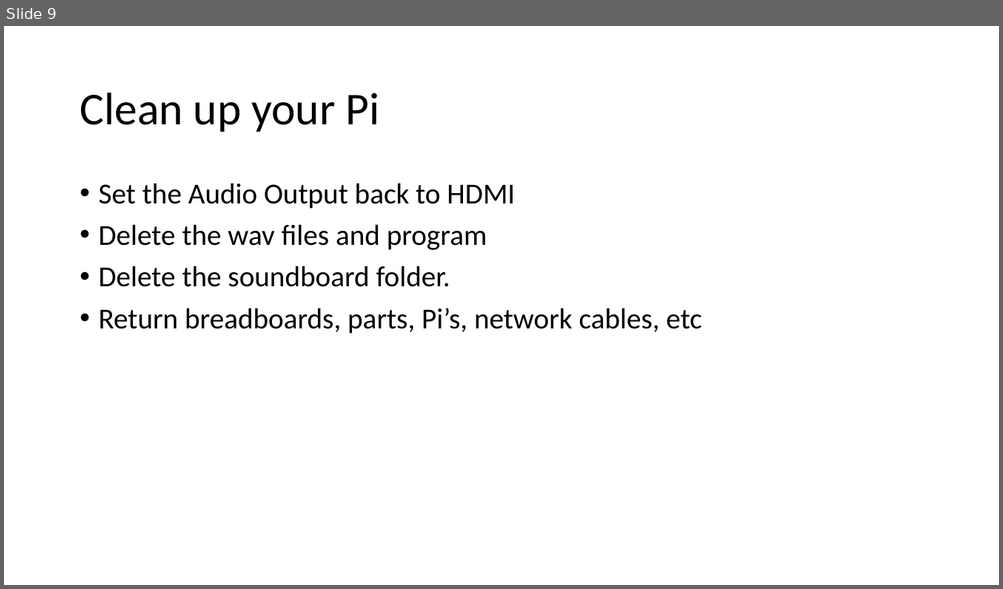
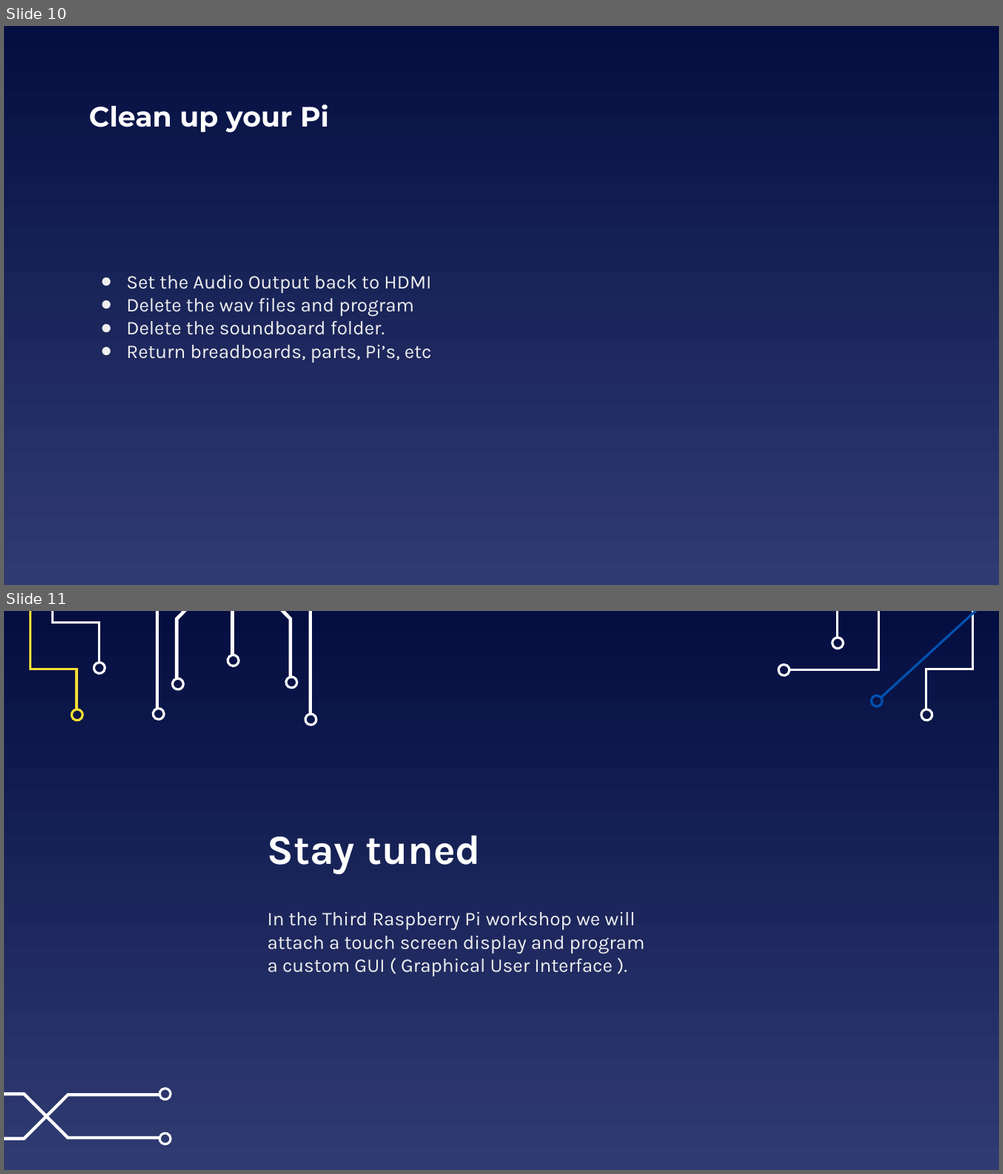
Before and after one commit to EELabMan/Raspberry-Pi-Sound-Board, a slide deck: Raspberry Pi Sound Board.pptx. Shown one above the other, each under a label of ours: slide 9 before the commit, slides 10 and 11 after it. The pictures are 1003x589 and 1003x1174 pixels, drawn with LibreOffice and Linux fonts; fonts in the diff are those of the drawing. Boxes give left, top, right and bottom in pixels: in the first picture for what was removed or moved away, otherwise in the second. Text is boxed around its words. In the diff, an @@ line names an element or a change of style, - is before the commit and + after.

```diff
--- a/Raspberry Pi Sound Board.pptx
+++ b/Raspberry Pi Sound Board.pptx
@@ slide 11 added at <box>4,611,999,1170</box>, background gradient #040E41 to #303B72 @@
@@ freeform shape added at <box>30,611,77,709</box>, outline #F5DE34 2.25 pt @@
@@ freeform shape added at <box>53,611,99,663</box>, outline #FFFFFF 2.25 pt @@
@@ freeform shape added at <box>790,611,879,670</box>, outline #FFFFFF 2.25 pt @@
@@ freeform shape added at <box>837,611,956,638</box>, outline #FFFFFF 2.25 pt @@
@@ freeform shape added at <box>881,611,999,698</box>, outline #0152B1 2.25 pt @@
@@ freeform shape added at <box>926,611,973,709</box>, outline #FFFFFF 2.25 pt @@
@@ freeform shape added at <box>832,638,845,650</box>, outline #FFFFFF 2.25 pt @@
@@ freeform shape added at <box>92,663,105,675</box>, outline #FFFFFF 2.25 pt @@
@@ freeform shape added at <box>779,665,791,678</box>, outline #FFFFFF 2.25 pt @@
@@ freeform shape added at <box>871,695,884,708</box>, outline #0152B1 2.25 pt @@
@@ freeform shape added at <box>70,709,82,722</box>, outline #F5DE34 2.25 pt @@
@@ group added at <box>151,611,316,725</box>: 10 freeform shapes @@
@@ freeform shape added at <box>921,709,933,722</box>, outline #FFFFFF 2.25 pt @@
@@ title added at <box>267,835,481,874</box>, 40 pt, text #FFFFFF, bold @@
+Stay tuned
@@ subtitle added at <box>267,912,645,977</box>, 18.7 pt, text #EFEFEF @@
+In the Third Raspberry Pi workshop we will attach a touch screen display and program a custom GUI ( Graphical User Interface ).
@@ freeform shape added at <box>4,1093,161,1139</box>, fill #FFFFFF, outline #FFFFFF 0.75 pt @@
@@ freeform shape added at <box>4,1093,161,1140</box>, fill #FFFFFF, outline #FFFFFF 0.75 pt @@
@@ freeform shape added at <box>158,1089,170,1102</box>, outline #FFFFFF 2.25 pt @@
@@ freeform shape added at <box>158,1132,170,1145</box>, outline #FFFFFF 2.25 pt @@
@@ what was slide 9 is now slide 10 @@
@@ slide 10 changed as well @@
@@ background #FFFFFF to gradient #040E41 to #303B72 @@
@@ title "Clean up your Pi": place and size @@
-title "Clean up your Pi" at <box>79,93,380,132</box>
+title "Clean up your Pi" at <box>89,104,329,133</box>
@@ title "Clean up your Pi" at <box>89,104,329,133</box>: size 44 to 27 pt, font Calibri to Montserrat, text colour #000000 to #FFFFFF, bold on; line spacing 0.9 to 1 @@
@@ text "Set the Audio Output back ...": place and size @@
-text "Set the Audio Output back ..." at <box>99,183,701,334</box>
+text "Set the Audio Output back ..." at <box>126,275,432,363</box>
@@ text "Set the Audio Output back ..." at <box>126,275,432,363</box>: vertical alignment top to middle @@
@@ text at <box>126,275,431,335</box>: size 28 to 18.7 pt, font Calibri to Karla, text colour #000000 to #EFEFEF in "Set the Audio Output back to HDMI", "Delete the wav files and program", "Delete the soundboard folder."; bullet • to ●; line spacing 0.9 to 1; less space between paragraphs @@
@@ text at <box>126,345,432,363</box>: text changed; size 28 to 18.7 pt; font Calibri to Karla; text colour #000000 to #EFEFEF @@
-• Return breadboards, parts, Pi’s, network cables, etc
+● Return breadboards, parts, Pi’s, etc
```
Also in this commit, not shown: 7 other slides changed, 2 other slides added, 1 slide removed, 1 other file.
